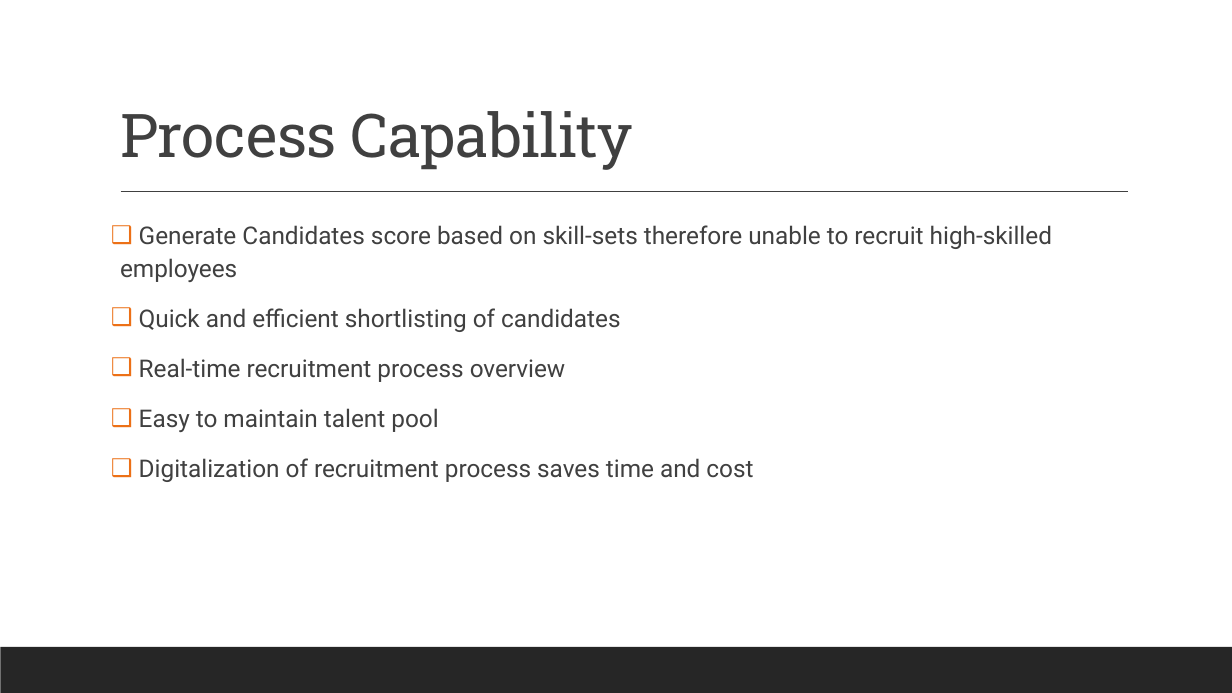
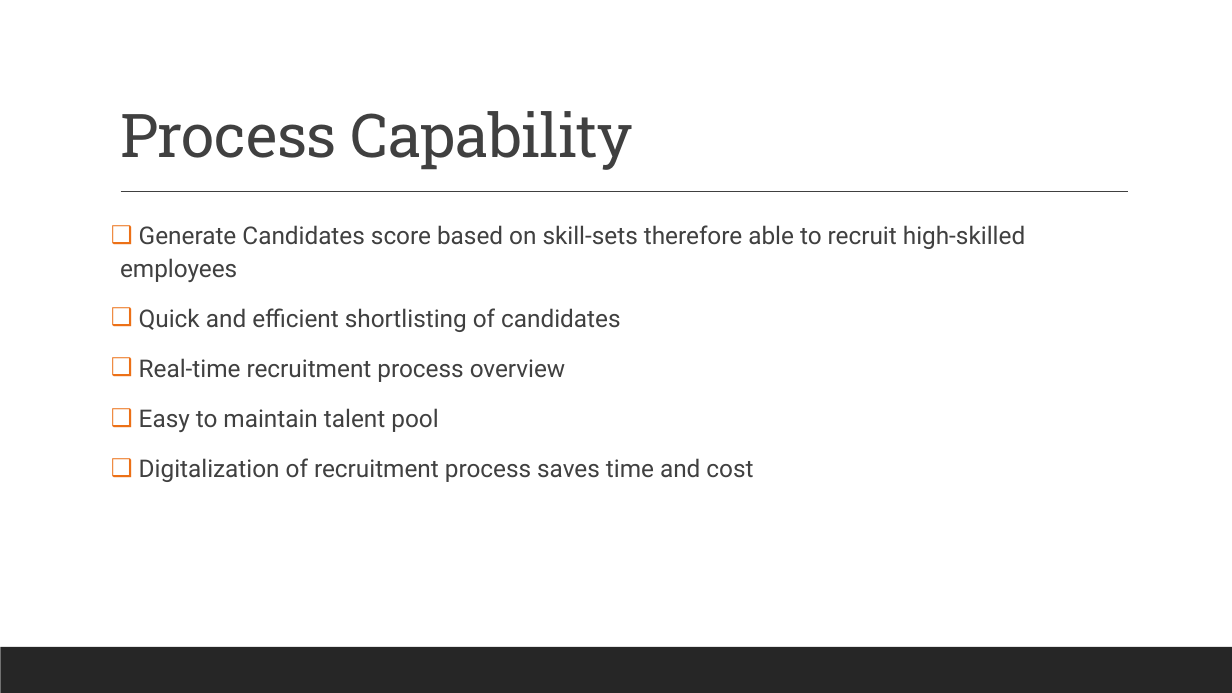
Before and after one commit to DigiBP/DigiBP_Sakura, a slide deck: slide 6 of Recruitment Proceess Presentaion.pptx. Drawn at 1232x693 pixels with LibreOffice and Linux fonts; fonts in the diff are those of the drawing. Boxes give left, top, right and bottom in pixels: in the first picture for what was removed or moved away, otherwise in the second. Text is boxed around its words. In the diff, an @@ line names an element or a change of style, - is before the commit and + after.

```diff
--- a/Recruitment Proceess Presentaion.pptx
+++ b/Recruitment Proceess Presentaion.pptx
@@ text at [120,225,1025,282]: text changed @@
-❑ Generate Candidates score based on skill-sets therefore unable to recruit high-skilled employees
+❑ Generate Candidates score based on skill-sets therefore able to recruit high-skilled employees
```
Also in this commit, not shown: 2 other slides changed.
